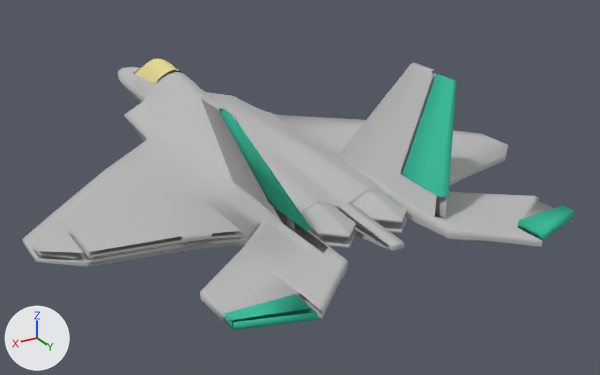
Two versions of the Blender file gSources/F_22_Raptor.blend, one commit apart.
One viewpoint serves both versions: a camera (50 mm lens) standing at (4.95, 10.2, 3.24) and looking at (-0.64, 0.87, -1.42). Arrows for +X, +Y and +Z are at lower left; the lights stay in place.

In view in the first picture: 'cockpit', 'f22', 'leftAileron', 'leftDirectional', 'leftElevator', 'rightDirectional', 'rightElevator'.
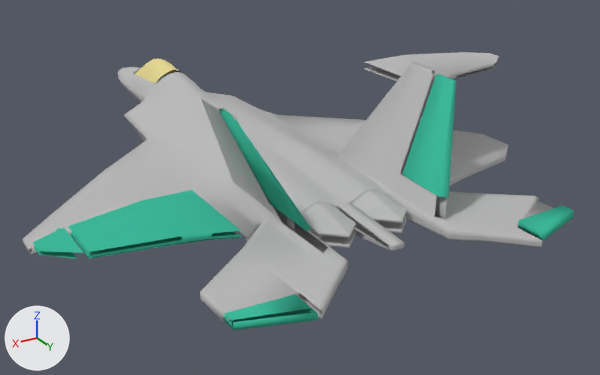
Where the change shows, as pixel boxes [x1, y1, x2, y2] in the pictures (600 x 375 px):
'leftAileron', recoloured (grey to cyan)
    both: [33, 190, 241, 259]
'rightAileron', added
    after: [364, 52, 499, 81]
part 1 of me_plane, deleted
    before: [34, 232, 241, 265]
part 2 of me_plane, cut back
    before: [29, 196, 247, 267]
    after: [31, 196, 138, 254]

Edits to the bpy script that builds the scene:
```text
Change me_plane:
    used by ob_f22; location = (0.0, 0.0, -0.37)
    remove me_plane.from_pydata(...)  # 2885 vertices, 2716 faces, 8 loose edges; spans x -3.35..3.35, y -4.67..4.67, z -0.97..0.97
    add me_plane.from_pydata(...)  # 2764 vertices, 2624 faces, 10 loose edges; spans x -3.35..3.35, y -4.67..4.67, z -0.97..0.97
    me_plane part 1: 6 loose pieces with 60 vertices, spanning x 1.37..3.32, y 1.71..2.99, z -0.56..-0.42, are deleted
    me_plane part 2
    61 vertices are removed from x 1.28..3.35, y 1.62..3.01, z -0.57..-0.42
    69 faces are deleted
    2 loose edges are added
    1 new face joins them, smooth
Change me_plane_006:
    where me_plane_006.from_pydata(...)  # 37 vertices, 14 faces; spans x -0.89..1.05, y 0.01..1.38, z -0.03..0.12
    remove me_plane_006.materials.append(mat_material_003)
    add me_plane_006.materials.append(mat_aileronsmaterial)
Add me_plane_007:
    me_plane_007.from_pydata(...)  # 50 vertices, 23 faces; spans x -1.04..1.04, y -0.65..0.65, z -0.07..0.07
    me_plane_007.polygons.foreach_set('use_smooth', [True] * 23)
    me_plane_007.materials.append(mat_material_003)
Add ob_rightaileron:
    ob_rightaileron = bpy.data.objects.new('rightAileron', me_plane_007)
    ob_rightaileron.parent = ob_f22
    ob_rightaileron.matrix_parent_inverse = Matrix(((1.0, 0.0, 0.0, 0.0), (0.0, 1.0, 0.0, 0.0), (0.0, 0.0, 1.0, 0.367), (0.0, 0.0, 0.0, 1.0)))
    ob_rightaileron.location = (-2.533, 1.782, 0.279)
```
